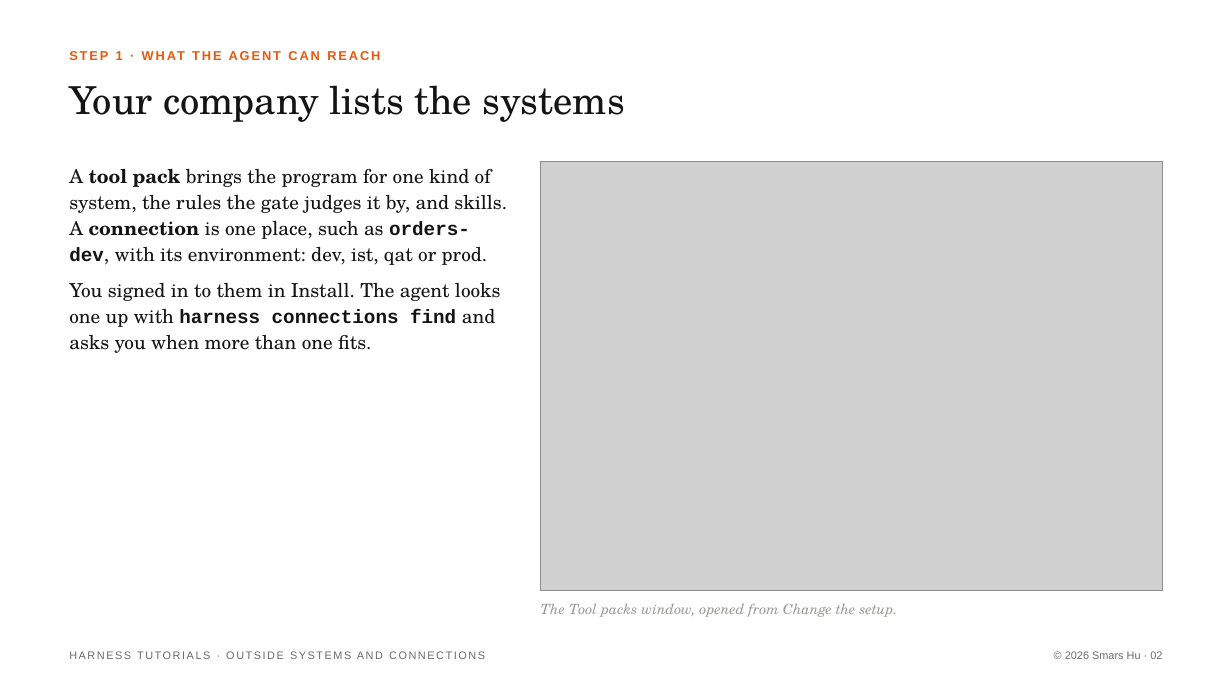
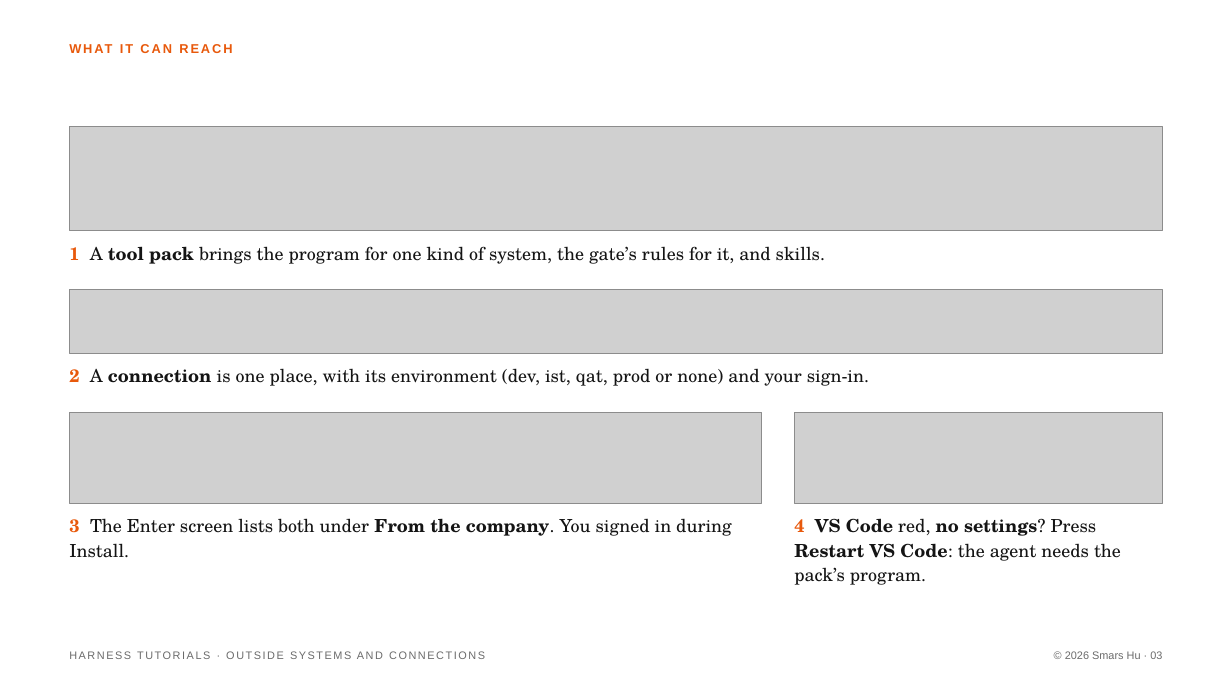
Before and after one commit to Smars-Bin-Hu/ai-exploration, a slide deck: slide 3 of source/tutorials/5_outside.pptx (slide 2 before the commit). Drawn at 1232x693 pixels with LibreOffice and Linux fonts; fonts in the diff are those of the drawing; grey boxes stand for pictures. Boxes give left, top, right and bottom in pixels: in the first picture for what was removed or moved away, otherwise in the second. Text is boxed around its words. In the diff, an @@ line names an element or a change of style, - is before the commit and + after.

```diff
--- a/source/tutorials/5_outside.pptx
+++ b/source/tutorials/5_outside.pptx
@@ text at <box>116,51,123,60</box>: text changed @@
-STEP 1 · WHAT THE AGENT CAN REACH
+WHAT IT CAN REACH
@@ text removed at <box>69,85,625,122</box> @@
-Your company lists the systems
@@ picture added at <box>69,127,1163,231</box> @@
@@ text removed at <box>69,169,507,353</box> @@
-A tool pack brings the program for one kind of system, the rules the gate judges it by, and skills. A connection is one place, such as orders-dev, with its environment: dev, ist, qat or prod.
-You signed in to them in Install. The agent looks one up with harness connections find and asks you when more than one fits.
@@ picture removed at <box>541,162,1163,591</box> @@
@@ text added at <box>69,246,825,264</box>, 14 pt, text #141414 @@
+1 A tool pack brings the program for one kind of system, the gate’s rules for it, and skills.
@@ picture added at <box>69,290,1163,353</box> @@
@@ text added at <box>69,368,869,386</box>, 14 pt, text #141414 @@
+2 A connection is one place, with its environment (dev, ist, qat, prod or none) and your sign-in.
@@ picture added at <box>69,412,762,503</box> @@
@@ picture added at <box>795,412,1163,503</box> @@
@@ text added at <box>69,518,732,536</box>, 14 pt, text #141414 @@
+3 The Enter screen lists both under From the company. You signed in during Install.
@@ text added at <box>794,518,1121,585</box>, 14 pt, text #141414 @@
+4 VS Code red, no settings? Press Restart VS Code: the agent needs the pack’s program.
@@ text removed at <box>541,604,897,617</box> @@
-The Tool packs window, opened from Change the setup.
```
Also in this commit, not shown: 8 other slides changed, 4 slides added, 4 slides removed, 17 other files.
